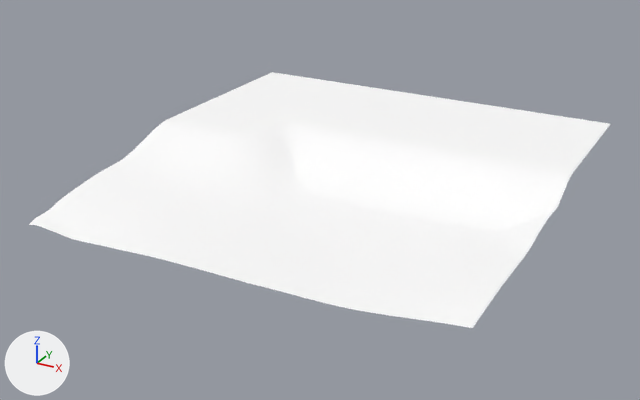
Two versions of the glTF model games/yorimichi/assets/belmonte/meshes/SM_BM_BT_Terrain_3_3.glb, one commit apart.
Before and after are seen from a 50 mm camera at (98.0, -144.0, 215.0) aimed at (-137.0, 283.0, 2.0). The lights are fixed; the arrows at lower left show +X, +Y and +Z. The picture after the commit comes second.

Before the edit, the objects in view are built like this:
```python
me_sm_bt_terrain_3_3 = bpy.data.meshes.new('SM_BT_Terrain_3_3')
me_sm_bt_terrain_3_3.from_pydata(...)  # 1729 vertices, 3308 faces; spans x -256.0..0.0, y 168.0..424.0, z 4.0..30.0
me_sm_bt_terrain_3_3.materials.append(mat_bm_000_m_terrain_024)
ob_sm_bm_bt_terrain_3_3 = bpy.data.objects.new('SM_BM_BT_Terrain_3_3', me_sm_bt_terrain_3_3)
ob_sm_bm_bt_terrain_3_3.location = (0.0, 0.0, 0.0)
```
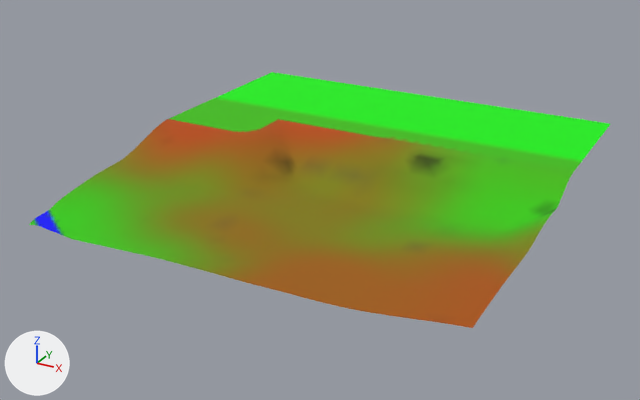
What differs and where, as boxes [x1, y1, x2, y2] in the pictures (640 x 400 px):
part 1 of me_sm_bt_terrain_3_3, recoloured (white to green): [29, 72, 610, 264] in both
part 2 of me_sm_bt_terrain_3_3, recoloured (darker): [34, 119, 543, 279] in both
part 3 of me_sm_bt_terrain_3_3, recoloured (white to brown): [139, 119, 519, 328] in both

Patch to the scene script:
```diff
--- a/games/yorimichi/assets/belmonte/meshes/SM_BM_BT_Terrain_3_3.glb.py
+++ b/games/yorimichi/assets/belmonte/meshes/SM_BM_BT_Terrain_3_3.glb.py
@@ me_sm_bt_terrain_3_3 @@
 me_sm_bt_terrain_3_3.from_pydata(...)  # 1729 vertices, 3308 faces; spans x -256.0..0.0, y 168.0..424.0, z 4.0..30.0
 # used by ob_sm_bm_bt_terrain_3_3; location = (0.0, 0.0, 0.0)
+# me_sm_bt_terrain_3_3 part 1: 1666 faces centred in x -256.0..-1.0, y 168.0..421.0, z 5.0..30.0 are repainted in the vertex colours; the middle colour goes from white #ffffff to green #3fc000
+# me_sm_bt_terrain_3_3 part 2: 1059 faces centred in x -256.0..-3.0, y 168.0..329.0, z 5.0..30.0 are repainted in the vertex colours; the middle colour goes from white #ffffff to yellow #807b00
+# me_sm_bt_terrain_3_3 part 3: 583 faces centred in x -256.0..-3.0, y 170.0..327.0, z 7.0..30.0 are repainted in the vertex colours; the middle colour goes from white #ffffff to brown #aa5500
 me_sm_bt_terrain_3_3.materials.append(mat_bm_000_m_terrain_024)
```
